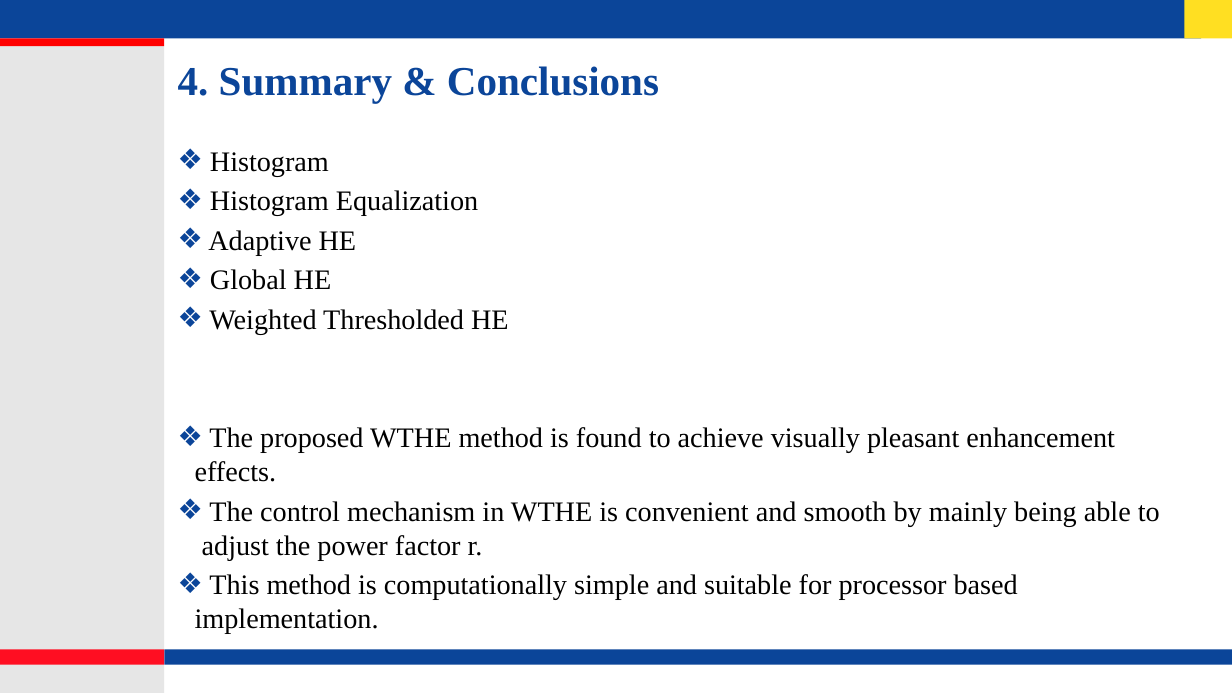
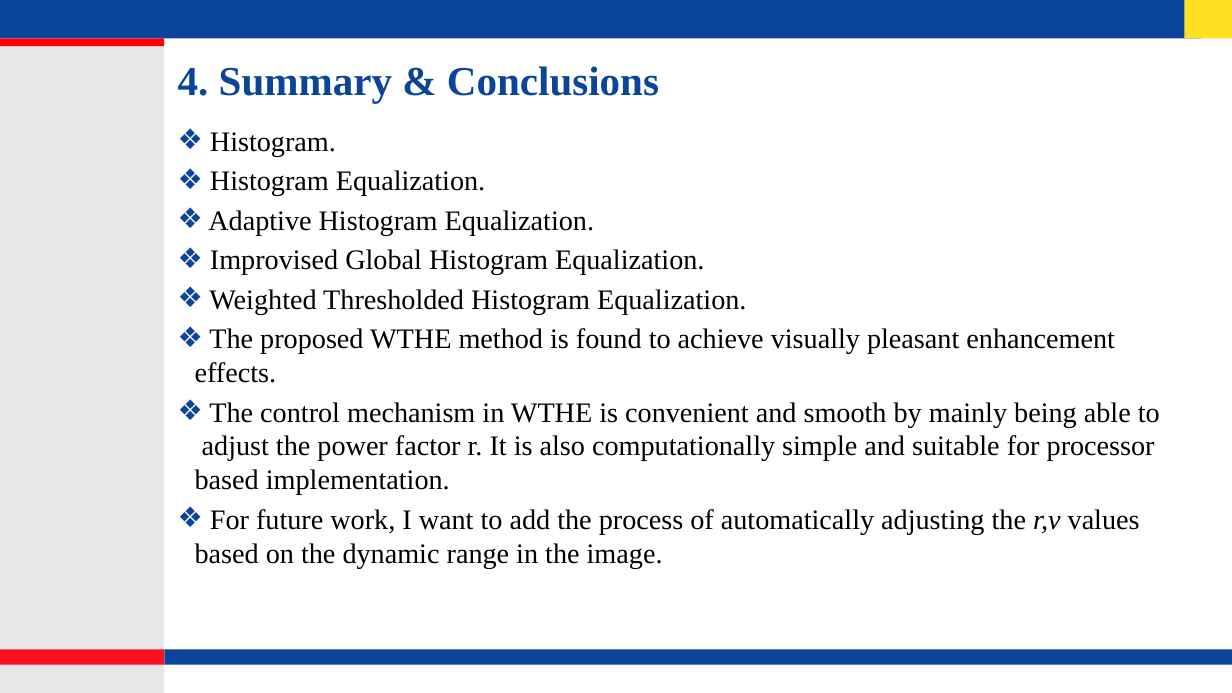
Before and after one commit to lohith921/DIP, a slide deck: slide 14 of Project/Presentation.pptx. Drawn at 1232x693 pixels with LibreOffice and Linux fonts; fonts in the diff are those of the drawing; background and template pictures are left out. Boxes give left, top, right and bottom in pixels: in the first picture for what was removed or moved away, otherwise in the second. Text is boxed around its words. In the diff, an @@ line names an element or a change of style, - is before the commit and + after.

Commit message:
Presentation ppt

```diff
--- a/Project/Presentation.pptx
+++ b/Project/Presentation.pptx
@@ text "Histogram.": place and size @@
-text "Histogram." at <box>195,152,1160,600</box>
+text "Histogram." at <box>195,132,1160,568</box>
@@ text at <box>208,132,746,314</box>: text changed @@
-❖ Histogram
-❖ Histogram Equalization
-❖ Adaptive HE
-❖ Global HE
-❖ Weighted Thresholded HE
+❖ Histogram.
+❖ Histogram Equalization.
+❖ Adaptive Histogram Equalization.
+❖ Improvised Global Histogram Equalization.
+❖ Weighted Thresholded Histogram Equalization.
@@ text at <box>195,402,1160,568</box>: text changed @@
-❖ The control mechanism in WTHE is convenient and smooth by mainly being able to adjust the power factor r.
-❖ This method is computationally simple and suitable for processor based implementation.
+❖ The control mechanism in WTHE is convenient and smooth by mainly being able to adjust the power factor r. It is also computationally simple and suitable for processor based implementation.
+❖ For future work, I want to add the process of automatically adjusting the r,v values based on the dynamic range in the image.
```
Also in this commit, not shown: 3 other slides changed.
